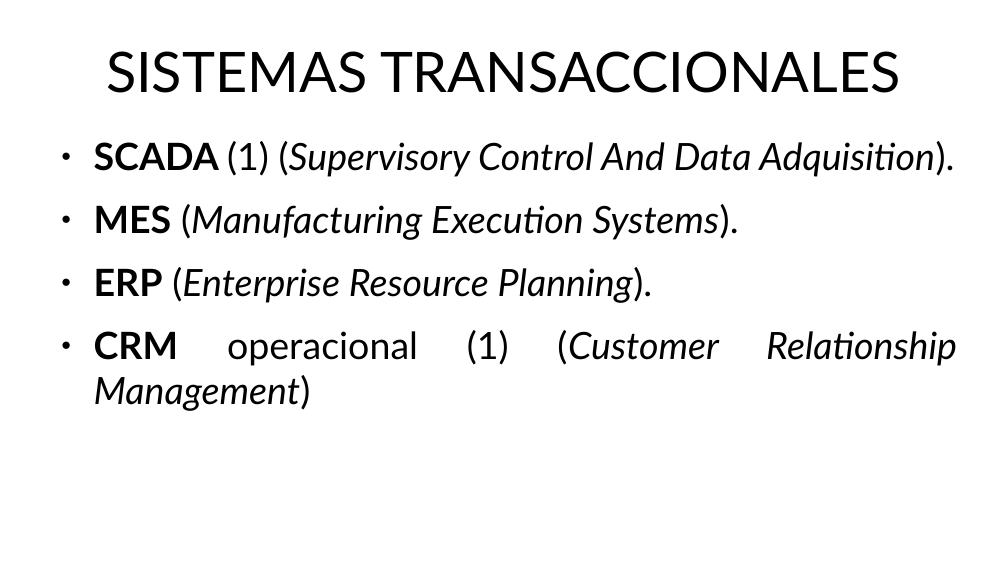
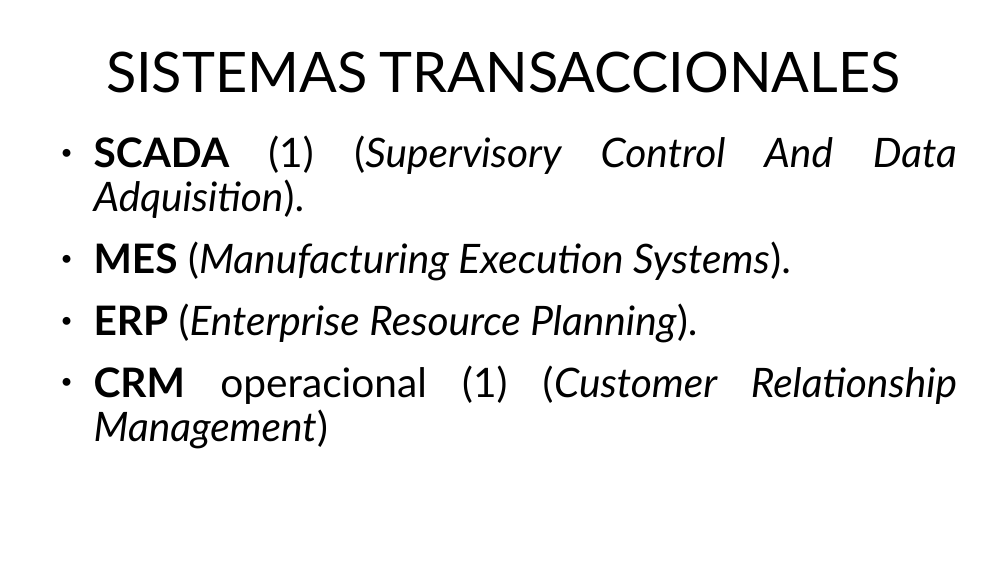
Before and after one commit to Eurobeater/cursoBigDataIA, a slide deck: slide 7 of Sistemas de Big Data/Tema 4 Modelos/Data_warehouse.odp. Drawn at 1008x567 pixels with LibreOffice and Linux fonts; fonts in the diff are those of the drawing. Boxes give left, top, right and bottom in pixels: in the first picture for what was removed or moved away, otherwise in the second. Text is boxed around its words. In the diff, an @@ line names an element or a change of style, - is before the commit and + after.

```diff
--- a/Sistemas de Big Data/Tema 4 Modelos/Data_warehouse.odp
+++ b/Sistemas de Big Data/Tema 4 Modelos/Data_warehouse.odp
@@ text "SCADA (1) (Supervisory Control And ..." at (94, 135, 957, 449): size 29.6 to 32 pt; indent changed; line spacing 1 to 0.9 @@
```
Also in this commit, not shown: 16 other slides changed, 1 other file.
